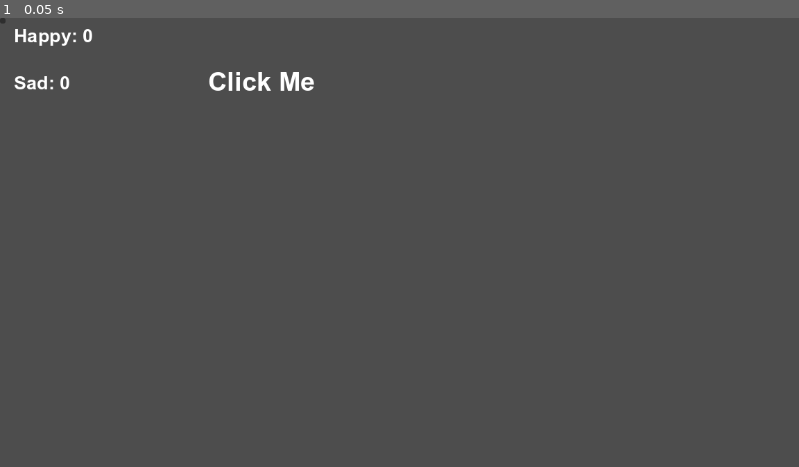
Above: before the commit, frame 1.
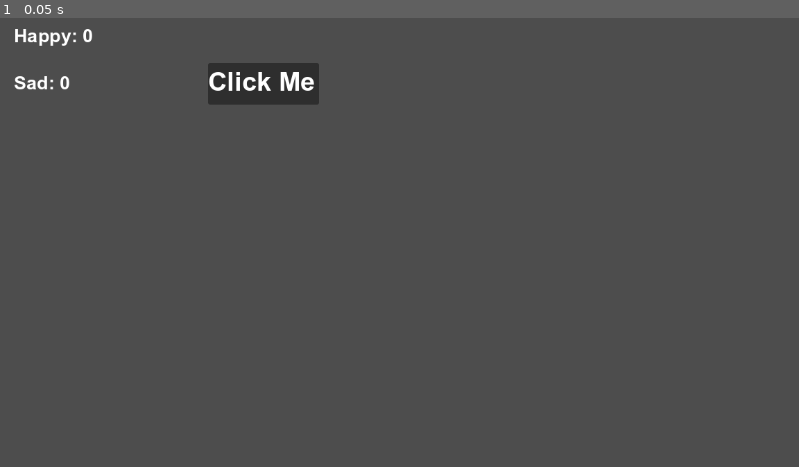
Above: after the commit, the same moment.

Repository: LucaBourke7/Creative-Coding-Test
Game: Godot game, scene res://main.tscn
The game is run twice, just before and just after one commit, with the same random seed, the same clock (stepped at 60 frames per second) and the same inputs.
Inputs:
- Up to frame 1 (0.05 s): no input

The runs differ from the first frame. In frame 1, 1.0% of the frame differs, in the area x 0-40%, y 0-20%.
Error before the commit: Parse Error: Expected opening "(" after function name. (res://main.gd:11)

Commit message:
Added button under label

Diff:
--- a/main.gd
+++ b/main.gd
@@ -8,7 +8,7 @@
 func _ready() -> void:
 	pass # Replace with function body.
 
-func _draw_face:
+func _draw_face():
 	var num_faces = randi_range(1,10) # Pick random number of faces to draw from 1 to 10
 	var face_size = randi_range(20,150) # Pick random face size from 20 to 150
 	var num_eyes = randi_range(2,6) # Pick random amount from 2 to 6
@@ -19,7 +19,9 @@
 		var r = randi_range(1,10)
 		draw_circle(Vector2(x,y), r, Color.BLUE)
 
-#func _on_button_pressed:
+func _on_button_pressed():
+	_draw_face()
+
 
 # Called every frame. 'delta' is the elapsed time since the previous frame.
 func _process(delta: float) -> void:
--- a/main.tscn
+++ b/main.tscn
@@ -7,8 +7,10 @@
 script = ExtResource("1_ig7tw")
 
 [node name="Button" type="Button" parent="." unique_id=437690937]
-offset_right = 8.0
-offset_bottom = 8.0
+offset_left = 300.0
+offset_top = 65.0
+offset_right = 460.0
+offset_bottom = 125.0
 
 [node name="Label" type="Label" parent="." unique_id=1619825398]
 offset_left = 300.0
